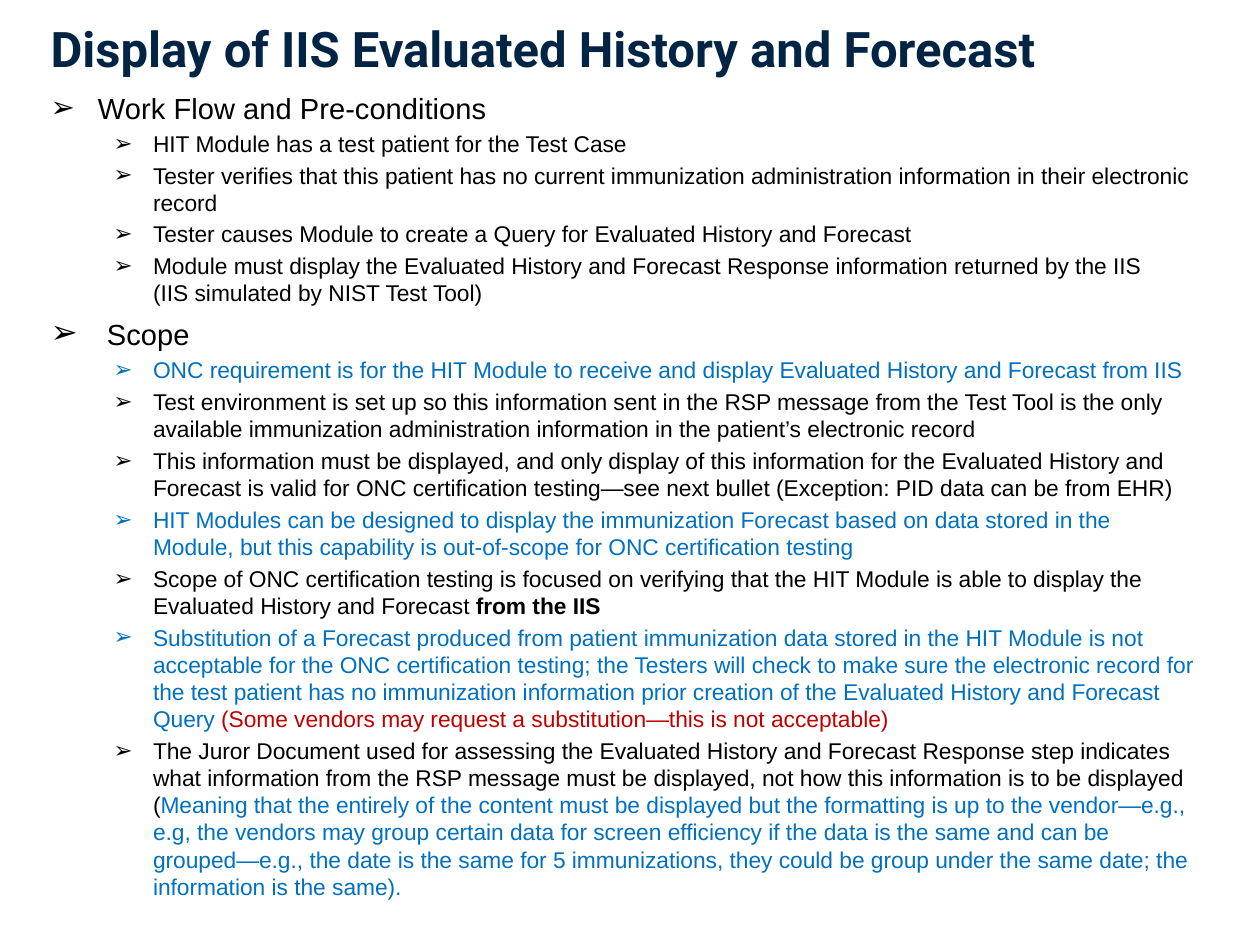
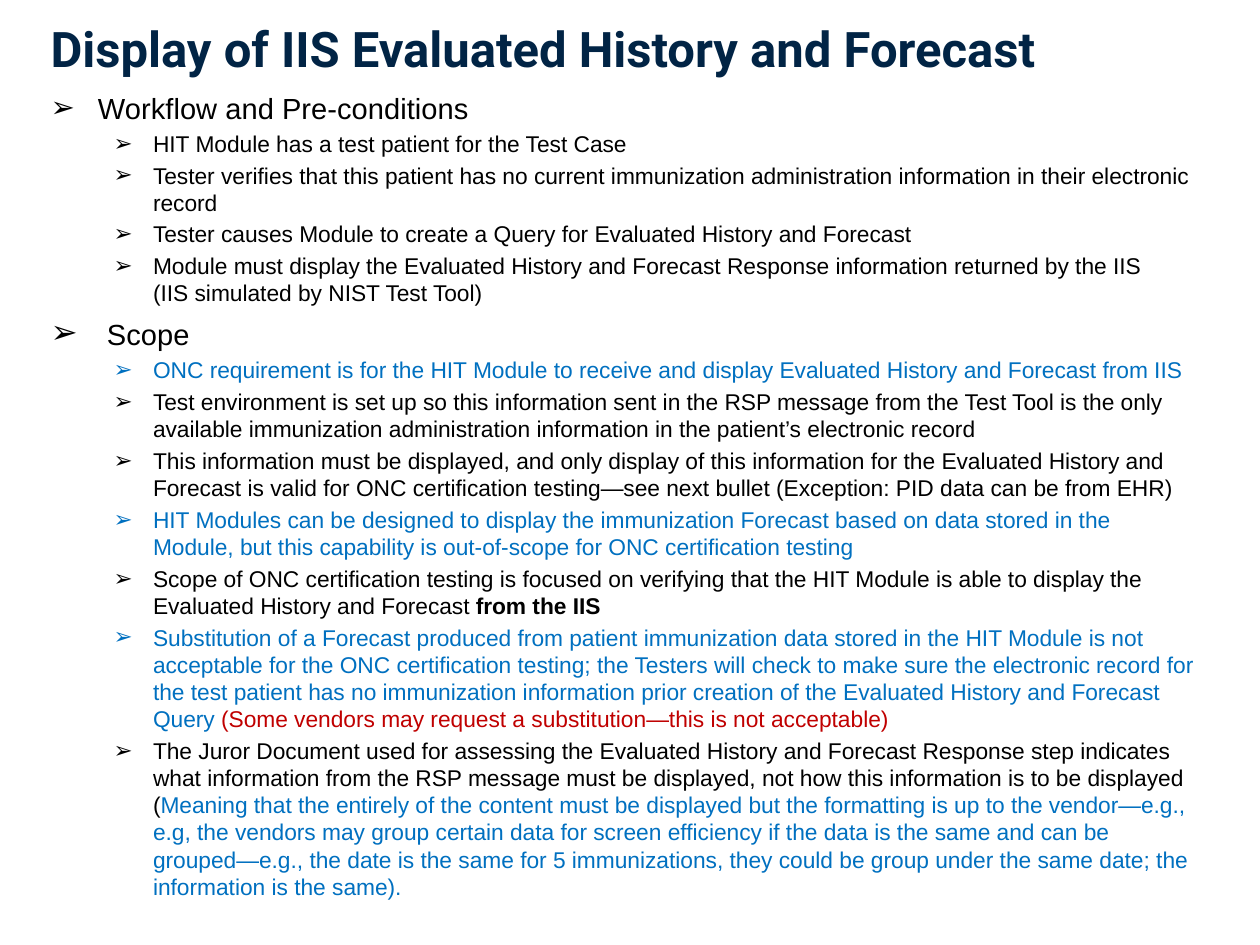
Before and after one commit to usnistgov/hit-iz-tool, a slide deck: slide 33 of hit-iz-resource/src/main/resources/Documentation/UserDocs/app/NIST-IZ-Tool-ATL-Training.pptx. Drawn at 1260x945 pixels with LibreOffice and Linux fonts; fonts in the diff are those of the drawing; background and template pictures are left out. Boxes give left, top, right and bottom in pixels: in the first picture for what was removed or moved away, otherwise in the second. Text is boxed around its words. In the diff, an @@ line names an element or a change of style, - is before the commit and + after.

```diff
--- a/hit-iz-resource/src/main/resources/Documentation/UserDocs/app/NIST-IZ-Tool-ATL-Training.pptx
+++ b/hit-iz-resource/src/main/resources/Documentation/UserDocs/app/NIST-IZ-Tool-ATL-Training.pptx
@@ text at box(98, 98, 468, 120): text changed @@
-➢ Work Flow and Pre-conditions
+➢ Workflow and Pre-conditions
```
Also in this commit, not shown: 22 other slides changed, 19 other files.
